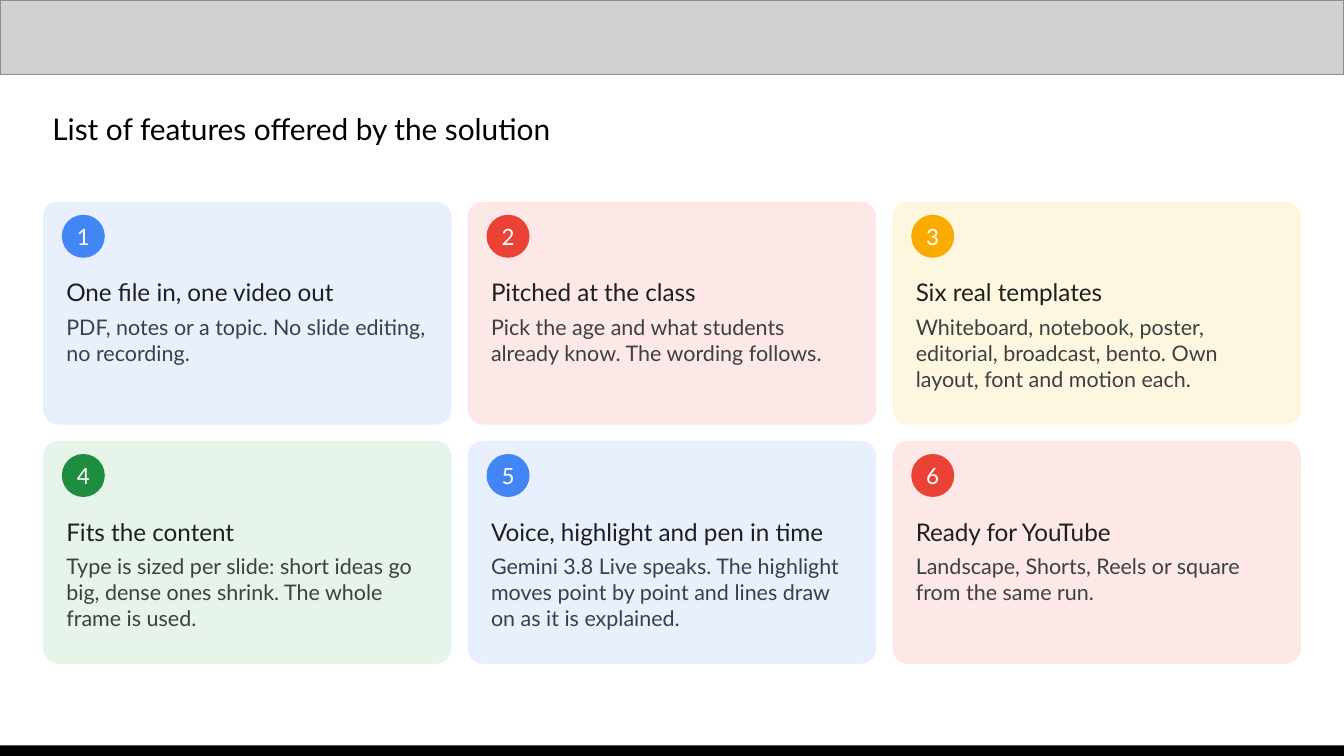
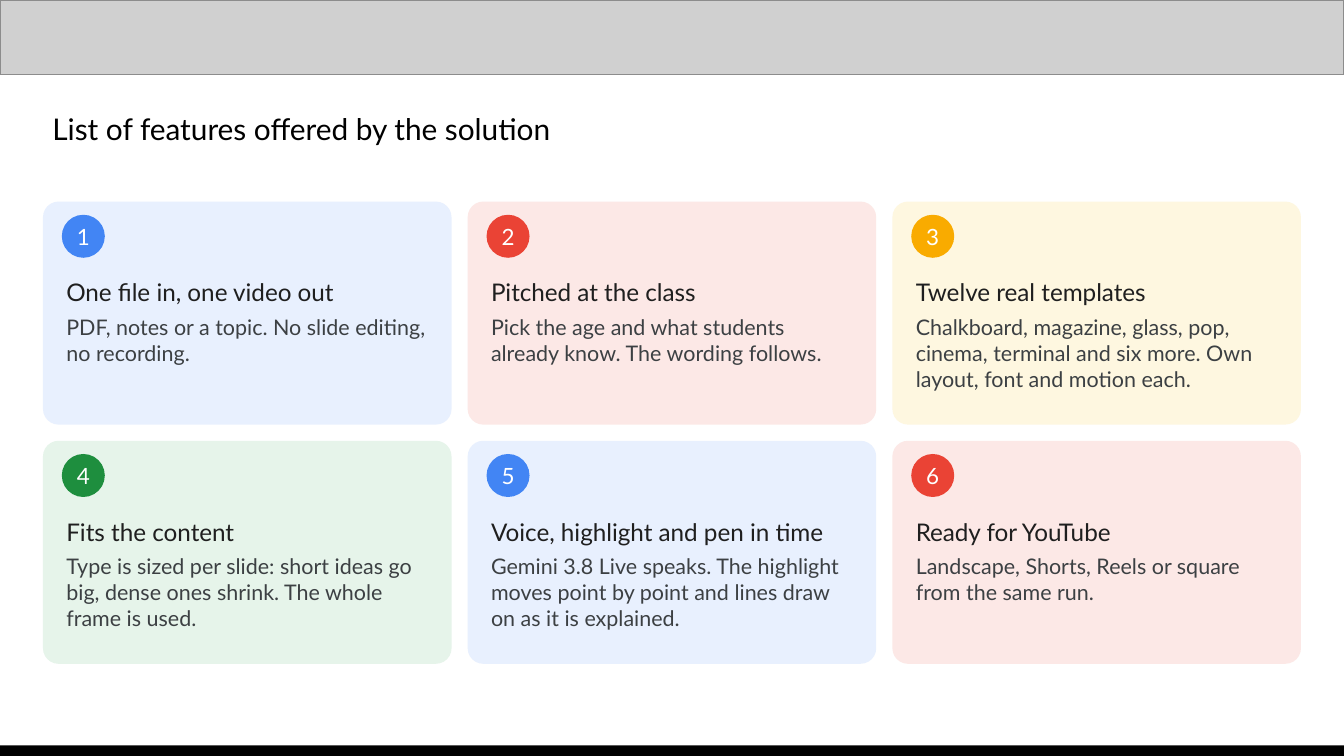
Before and after one commit to saitej123/Gemini-Multimodal-Studio, a slide deck: slide 5 of Template/Out/Multimodal Studio - AI Builder Cup.pptx. Drawn at 1344x756 pixels with LibreOffice and Linux fonts; fonts in the diff are those of the drawing; grey boxes stand for pictures. Boxes give left, top, right and bottom in pixels: in the first picture for what was removed or moved away, otherwise in the second. Text is boxed around its words. In the diff, an @@ line names an element or a change of style, - is before the commit and + after.

```diff
--- a/Template/Out/Multimodal Studio - AI Builder Cup.pptx
+++ b/Template/Out/Multimodal Studio - AI Builder Cup.pptx
@@ text in rounded rectangle at (x1=916, y1=283, x2=1252, y2=391): text changed @@
-Six real templates
-Whiteboard, notebook, poster, editorial, broadcast, bento. Own layout, font and motion each.
+Twelve real templates
+Chalkboard, magazine, glass, pop, cinema, terminal and six more. Own layout, font and motion each.
```
Also in this commit, not shown: 6 other slides changed, 1 slide added, 24 other files.
